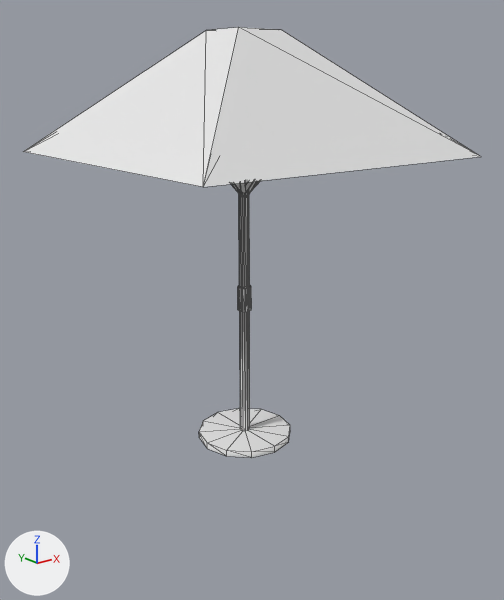
What one commit did to the OBJ model Game/_vs2015/release_dynamic_exe/mge/models/CityBiome/9_CityB_Umbrella_v1.obj.
Before and after are seen from a 50 mm camera at (-5.1, -6.52, 4.44) aimed at (-0.04, -0.2, 1.91). The axes (+X, +Y, +Z) are drawn at lower left. The lights are the same throughout. Mesh edges are drawn as thin lines. Where no turn or scale is listed for an object, it has been applied to the vertices.

Before the edit, the objects in view are built like this:
```python
me_9_cityb_umbrella_v1 = bpy.data.meshes.new('9_CityB_Umbrella_v1')
me_9_cityb_umbrella_v1.from_pydata(...)  # 151 vertices, 192 faces; spans x -1.89..1.89, y -1.89..1.89, z 0.0..4.98
me_9_cityb_umbrella_v1.materials.append(mat_lambert8sg)  # white #e7e7e7
ob_9_cityb_umbrella_v1 = bpy.data.objects.new('9_CityB_Umbrella_v1', me_9_cityb_umbrella_v1)
ob_9_cityb_umbrella_v1.location = (0.0, 0.0, 0.0)
```
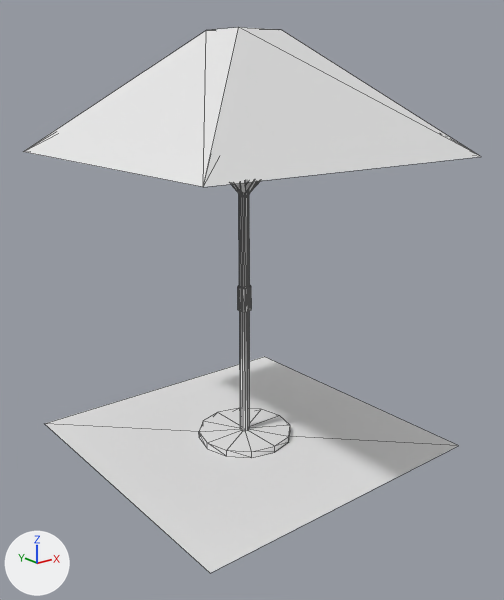
Pixel boxes (x1, y1, x2, y2) of what changed, in the pictures (504 x 600 px):
'9_CityB_Umbrella_v1', reshaped (27% taller): before (23, 27, 481, 458); after (23, 27, 481, 573)
part 1 of me_9_cityb_umbrella_v1, added: after (45, 357, 458, 573)

The change in detail:
me_9_cityb_umbrella_v1 has 151 vertices, 192 faces and spans x -1.89..1.89, y -1.89..1.89, z 0.0..4.98.
me_9_cityb_umbrella_v1 is used by ob_9_cityb_umbrella_v1; location (0.0, 0.0, 0.0).
Verts and faces of me_9_cityb_umbrella_v1; kept vertices keep their numbers, new ones are numbered from 151.
Part 1, on me_9_cityb_umbrella_v1:
New vertex 151 is at (-1.94, -1.94, 0.0), pixel (210, 573).
New vertex 152 is at (1.94, -1.94, 0.0), pixel (458, 445).
New vertex 153 is at (-1.94, 1.94, 0.0), pixel (44, 423).
New vertex 154 is at (1.94, 1.94, 0.0), pixel (264, 356).
New faces: (151, 152, 153), (152, 154, 153).
